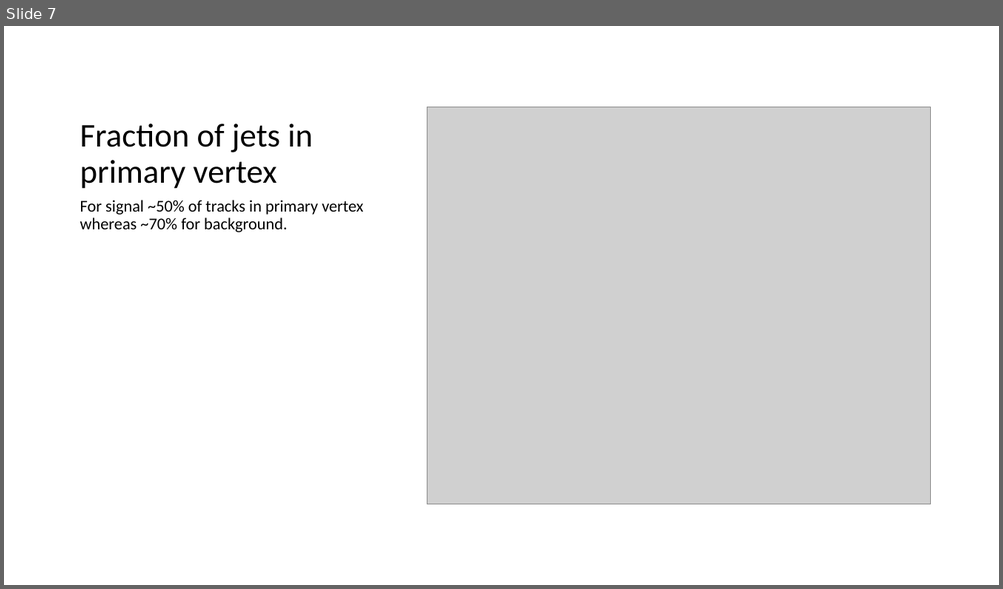
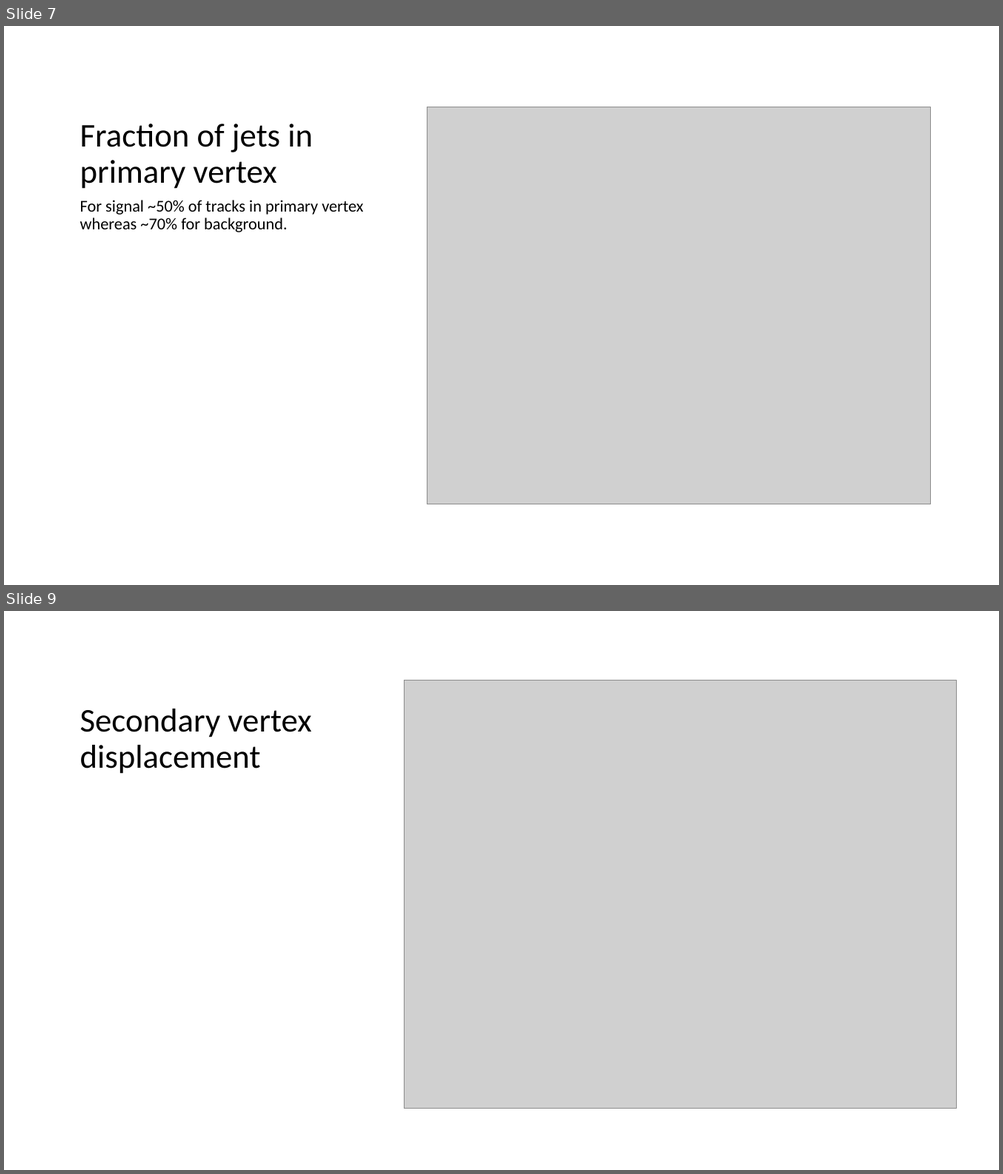
Before and after one commit to noamwunch/displaced_tracks, a slide deck: Analysis/RAVE/Vertexing analysis.pptx. Shown one above the other, each under a label of ours: slide 7 before the commit, slides 7 and 9 after it; the slides between them are not shown. The pictures are 1003x589 and 1003x1174 pixels, drawn with LibreOffice and Linux fonts; fonts in the diff are those of the drawing; grey boxes stand for pictures. Boxes give left, top, right and bottom in pixels: in the first picture for what was removed or moved away, otherwise in the second. Text is boxed around its words. In the diff, an @@ line names an element or a change of style, - is before the commit and + after.

Commit message:
Add vertex lstm with masking

```diff
--- a/Analysis/RAVE/Vertexing analysis.pptx
+++ b/Analysis/RAVE/Vertexing analysis.pptx
@@ slide 9 added at (x1=4, y1=611, x2=999, y2=1170), background #FFFFFF @@
@@ picture added at (x1=404, y1=681, x2=957, y2=1110) @@
@@ title added at (x1=80, y1=709, x2=311, y2=774), 32 pt, text #000000 @@
+Secondary vertex displacement
```
Also in this commit, not shown: 1 slide changed, 1 other slide added, 11 other files.
